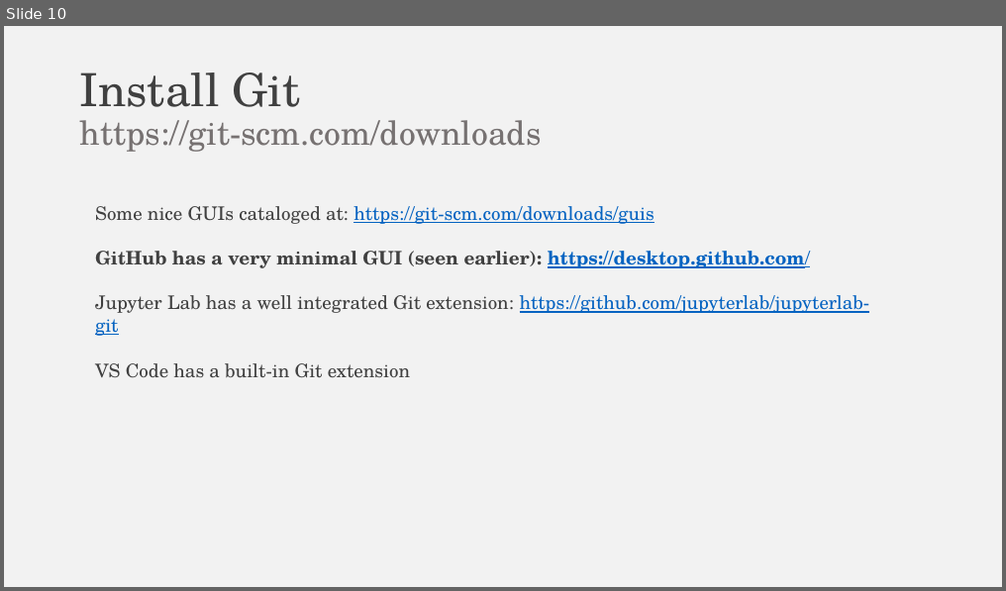
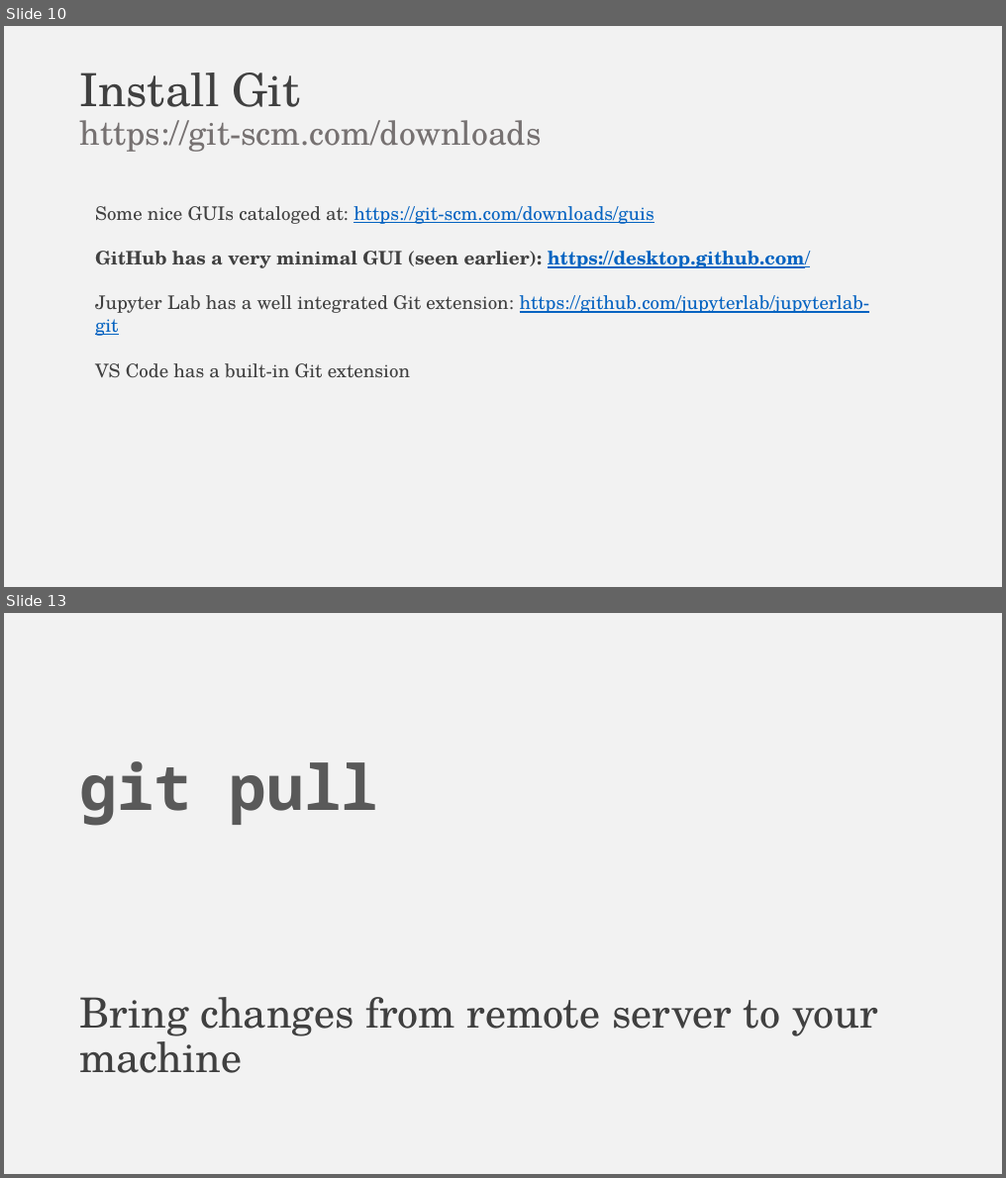
Before and after one commit to falconair/ProgrammingForAnalytics, a slide deck: lectures/050_git_version_control/Why do you need version control.pptx. Shown one above the other, each under a label of ours: slide 10 before the commit, slides 10 and 13 after it; the slides between them are not shown. The pictures are 1006x591 and 1006x1178 pixels, drawn with LibreOffice and Linux fonts; fonts in the diff are those of the drawing. Boxes give left, top, right and bottom in pixels: in the first picture for what was removed or moved away, otherwise in the second. Text is boxed around its words. In the diff, an @@ line names an element or a change of style, - is before the commit and + after.

```diff
--- a/lectures/050_git_version_control/Why do you need version control.pptx
+++ b/lectures/050_git_version_control/Why do you need version control.pptx
@@ slide 13 added at bbox=[4, 613, 1002, 1174], background #F2F2F2 @@
@@ title added at bbox=[79, 761, 379, 826], 60 pt, text #595959, bold @@
+git pull
@@ text added at bbox=[79, 997, 878, 1073], 40 pt, text #404040 @@
+Bring changes from remote server to your machine
```
Also in this commit, not shown: 2 slides changed, 13 other slides added, 9 slides removed.
